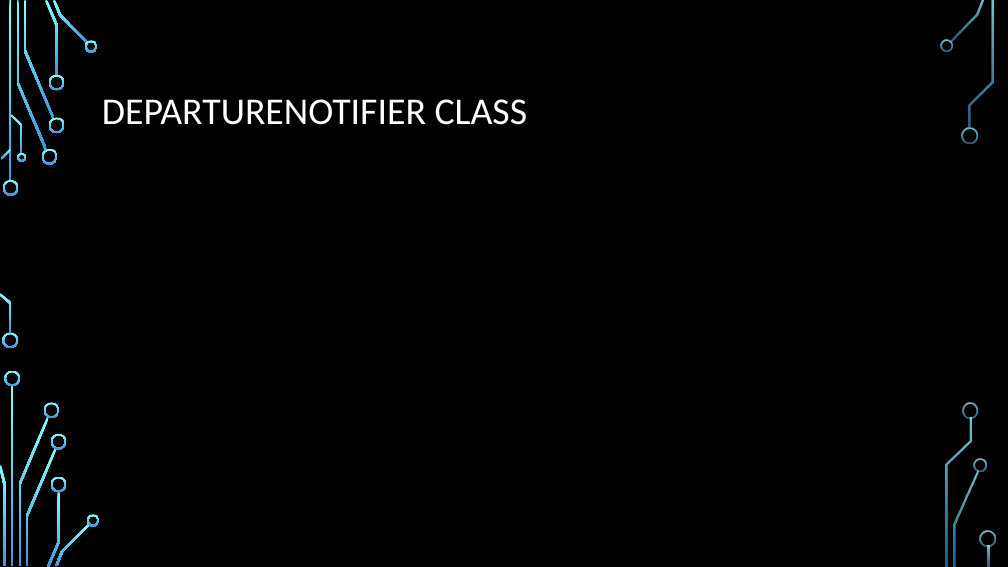
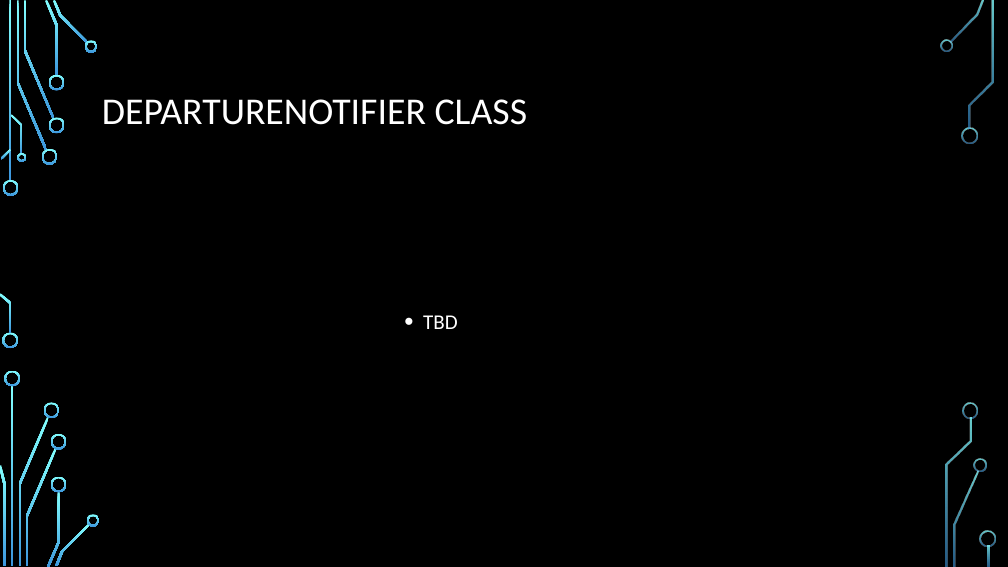
Before and after one commit to Scarabyte/SSW690-Project, a slide deck: slide 13 of docs/Presentations/Computer Vision Driving Aids Design Review.pptx. Drawn at 1008x567 pixels with LibreOffice and Linux fonts; fonts in the diff are those of the drawing; background and template pictures are left out. Boxes give left, top, right and bottom in pixels: in the first picture for what was removed or moved away, otherwise in the second. Text is boxed around its words. In the diff, an @@ line names an element or a change of style, - is before the commit and + after.

```diff
--- a/docs/Presentations/Computer Vision Driving Aids Design Review.pptx
+++ b/docs/Presentations/Computer Vision Driving Aids Design Review.pptx
@@ text added at <box>423,315,458,329</box>, 20 pt, text #FFFFFF @@
+                • TBD
```
Also in this commit, not shown: 6 other slides changed.
